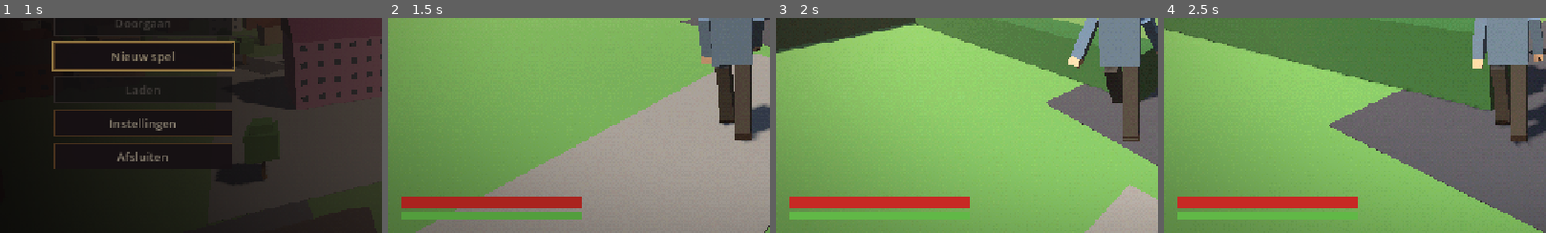
Above: before the commit, frames 1-4 (left to right).
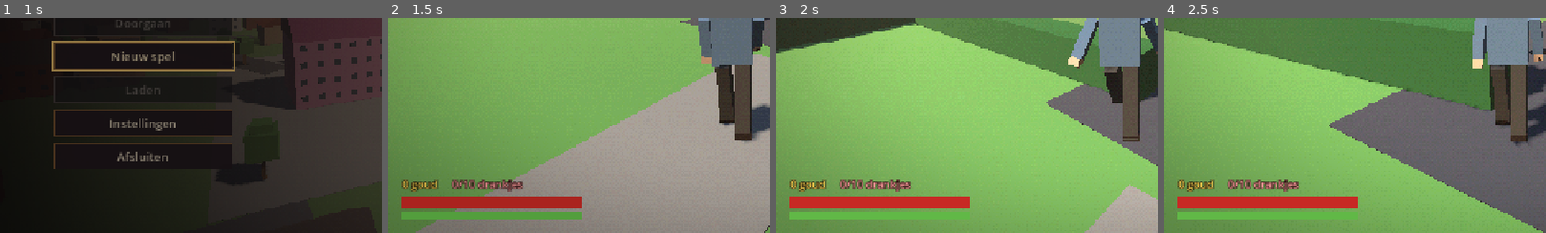
Above: after the commit, the same moments.

Repository: J0C0M/ElstTheGame
Game: Godot game, scene res://scenes/main/Main.tscn
Two runs of this game, one before a commit and one after it. Both use one fixed random seed, a clock stepped at 60 frames per second and the inputs below.
Inputs (mouse positions are % of the whole screen's width and height, from its top left):
- Up to frame 1 (1 s): move the mouse to (72, 45) at 0.52 s; press the mouse at (72, 45) at 0.53 s; hold D (move_right) from 0.53 s (still down); tap Space (jump) at 0.77 s
- Up to frame 2 (1.5 s): move the mouse to (45, 50) at 1.27 s; release D (move_right) at 1.28 s; release the mouse at (45, 50) at 1.28 s; hold W (move_forward) from 1.28 s (still down); right-click (45, 50) at 1.35 s
- Up to frame 3 (2 s): keep holding W (move_forward); tap Space (jump) at 1.52 s
- Up to frame 4 (2.5 s): keep holding W (move_forward); move the mouse to (52, 48) at 2.02 s; hold Alt (dodge) from 2.03 s (still down)
The pictures show only the part of the screen within x 0-50%, y 50-100%; the shares and areas given below are measured in that part.

Frame 1 is identical in both runs. In frame 2, 1.1% of the frame differs, in the area x 3-36%, y 75-81%; in frame 3, 1.1%; in frame 4, 1.1%.

Commit message:
Show gold, potions and picked up loot on the HUD

Diff:
--- a/scenes/ui/HUD.tscn
+++ b/scenes/ui/HUD.tscn
@@ -148,3 +148,45 @@
 theme_override_constants/outline_size = 10
 theme_override_font_sizes/font_size = 42
 horizontal_alignment = 1
+
+[node name="Purse" type="HBoxContainer" parent="."]
+layout_mode = 1
+anchors_preset = 2
+anchor_top = 1.0
+anchor_bottom = 1.0
+offset_left = 24.0
+offset_top = -96.0
+offset_right = 324.0
+offset_bottom = -68.0
+grow_vertical = 0
+mouse_filter = 2
+theme_override_constants/separation = 24
+
+[node name="GoldLabel" type="Label" parent="Purse"]
+layout_mode = 2
+theme_override_colors/font_color = Color(1, 0.84, 0.32, 1)
+theme_override_colors/font_outline_color = Color(0.1, 0.06, 0.02, 1)
+theme_override_constants/outline_size = 5
+theme_override_font_sizes/font_size = 18
+text = "0 goud"
+
+[node name="PotionLabel" type="Label" parent="Purse"]
+layout_mode = 2
+theme_override_colors/font_color = Color(1, 0.62, 0.62, 1)
+theme_override_colors/font_outline_color = Color(0.1, 0.02, 0.02, 1)
+theme_override_constants/outline_size = 5
+theme_override_font_sizes/font_size = 18
+text = "0/10 drankjes"
+
+[node name="LootFeed" type="VBoxContainer" parent="."]
+layout_mode = 1
+anchors_preset = 2
+anchor_top = 1.0
+anchor_bottom = 1.0
+offset_left = 24.0
+offset_top = -260.0
+offset_right = 424.0
+offset_bottom = -104.0
+grow_vertical = 0
+mouse_filter = 2
+alignment = 2
--- a/scenes/ui/hud.gd
+++ b/scenes/ui/hud.gd
@@ -17,6 +17,9 @@
 @onready var _prompt_label: Label = $PromptLabel
 @onready var _message_label: Label = $MessageLabel
 @onready var _location_banner: Label = $LocationBanner
+@onready var _gold_label: Label = $Purse/GoldLabel
+@onready var _potion_label: Label = $Purse/PotionLabel
+@onready var _loot_feed: VBoxContainer = $LootFeed
 
 
 func _ready() -> void:
@@ -29,6 +32,11 @@
 	EventBus.interaction_prompt_changed.connect(_on_interaction_prompt_changed)
 	EventBus.message_requested.connect(_on_message_requested)
 	EventBus.location_entered.connect(_on_location_entered)
+	EventBus.gold_changed.connect(_on_gold_changed)
+	EventBus.inventory_changed.connect(_on_inventory_changed)
+	EventBus.loot_collected.connect(_on_loot_collected)
+	_on_gold_changed(GameState.gold)
+	_on_inventory_changed()
 	_parry_label.modulate.a = 0.0
 	_death_label.visible = false
 	_prompt_label.visible = false
@@ -101,3 +109,26 @@
 	_banner_tween.tween_property(_location_banner, "modulate:a", 1.0, 0.4)
 	_banner_tween.tween_interval(2.2)
 	_banner_tween.tween_property(_location_banner, "modulate:a", 0.0, 0.8)
+
+
+func _on_gold_changed(total: int) -> void:
+	_gold_label.text = "%d goud" % total
+
+
+func _on_inventory_changed() -> void:
+	_potion_label.text = "%d/%d drankjes" % [GameState.get_potion_count(), GameState.MAX_POTIONS]
+
+
+## Adds a short line above the bars that fades away, such as "+7 goud".
+func _on_loot_collected(text: String) -> void:
+	var line: Label = Label.new()
+	line.text = text
+	line.add_theme_color_override("font_color", Color(1, 0.86, 0.4))
+	line.add_theme_color_override("font_outline_color", Color(0.1, 0.06, 0.02))
+	line.add_theme_constant_override("outline_size", 5)
+	line.add_theme_font_size_override("font_size", 18)
+	_loot_feed.add_child(line)
+	var tween: Tween = line.create_tween()
+	tween.tween_interval(1.6)
+	tween.tween_property(line, "modulate:a", 0.0, 0.6)
+	tween.tween_callback(line.queue_free)
